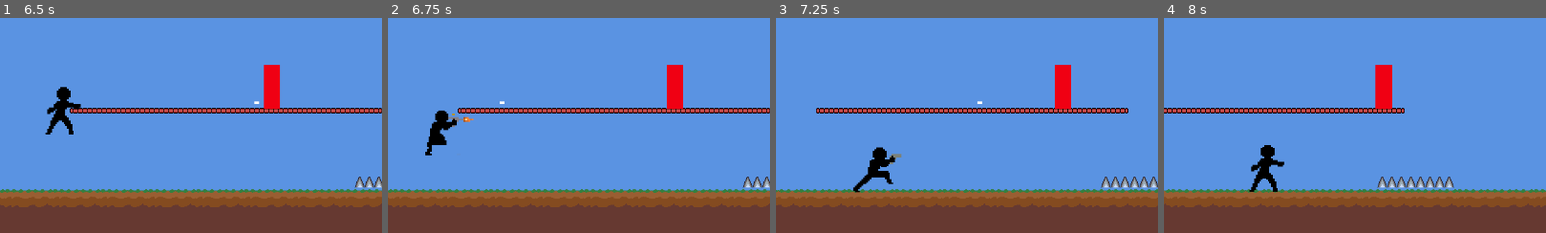
Above: before the commit, frames 1-4 (left to right).
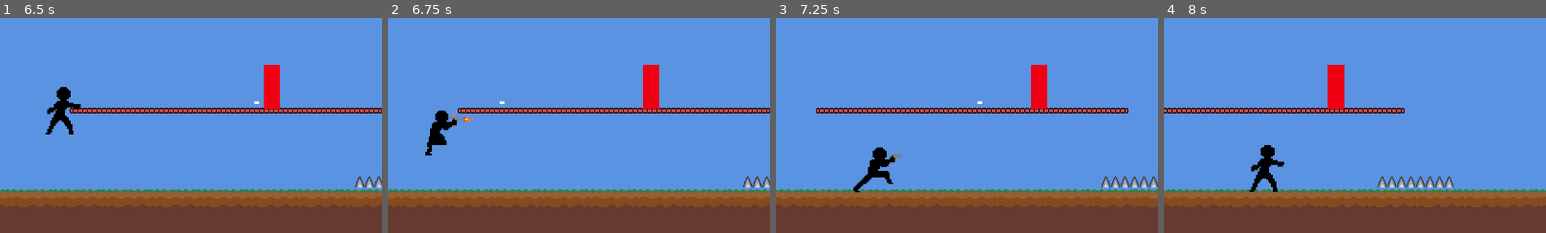
Above: after the commit, the same moments.

Repository: jhonatancunha/godot-game
Game: Godot game, scene res://Levels/level1.tscn
Two runs of this game, one before a commit and one after it. Both use one fixed random seed, a clock stepped at 60 frames per second and the inputs below. This scene is started directly instead of the project's main scene.
Inputs:
- Up to frame 1 (6.5 s): hold Right (right) 0.53-2.03 s; tap S (fire) every 1.5 s from 0.6 to 5.1 s; tap Space (jump) at 0.77, 1.52, 3.02, 3.77, 4.52, 6.02 s; tap A (punch) every 1.5 s from 1.35 to 5.85 s; hold Left (left) 2.03-4.28 s; hold Right (right) from 4.28 s (still down)
- Up to frame 2 (6.75 s): keep holding Right (right); tap S (fire) at 6.6 s
- Up to frame 3 (7.25 s): keep holding Right (right); tap Space (jump) at 6.77 s
- Up to frame 4 (8 s): keep holding Right (right); tap A (punch) at 7.35 s; tap Space (jump) at 7.52 s
The pictures show only the part of the screen within x 37-87%, y 43-93%; the shares and areas given below are measured in that part.

Frame 1 is identical in both runs. In frame 2, 1.7% of the frame differs, in the area x 66-78%, y 21-43%; in frame 3, 1.7%; in frame 4, 1.8%, in the area x 42-60%, y 21-43%.

Commit message:
feat: Recuando inimigo ao levar dano e dano no player
Tentando fazer o player sofrer dano ao tocar no inimigo se não estiver
atacando.

Diff:
--- a/Enemy/Enemy.gd
+++ b/Enemy/Enemy.gd
@@ -9,7 +9,8 @@
 var gravity: int = ProjectSettings.get_setting("physics/2d/default_gravity")
 var is_moving_left: bool = true
 
-
+# knockback amount when get damage
+var knockback_distance = 40
 
 func _process(delta: float) -> void:
 	move_enemy(delta)
@@ -33,3 +34,12 @@
 
 	if health <= 0:
 		queue_free()
+	else:
+		if is_moving_left:
+			position.x += knockback_distance
+		else:
+			position.x -= knockback_distance
+
+func _on_Player_body_entered(body: Node) -> void:
+	if body.is_in_group("player") and not body.is_attacking:
+		body.take_damage()
--- a/Levels/level1.tscn
+++ b/Levels/level1.tscn
@@ -148,7 +148,7 @@
 layer_0/name = "Ground"
 layer_0/tile_data = PackedInt32Array(2424829, 0, 0, 2490365, 0, 1, 2555901, 0, 2, 2621437, 262144, 3, 2686973, 262144,  …(19639 unchanged characters)…
 
-[node name="Player" parent="." groups=["player"] instance=ExtResource("2_7myil")]
+[node name="Player" parent="." instance=ExtResource("2_7myil")]
 position = Vector2(176, 454)
 scale = Vector2(1.5, 1.5)
 jump_velocity = -430.0
--- a/Player/player.gd
+++ b/Player/player.gd
@@ -1,3 +1,4 @@
+class_name Player
 extends CharacterBody2D
 
 
@@ -20,6 +21,8 @@
 var _can_jump = true;
 var can_idle = true
 var is_walking = true
+var is_attacking: bool = false
+var health: int = 100  # ou qualquer valor inicial de saúde
 
 @onready var animationPlayer = $AnimationPlayer
 @onready var sprite = $Sprite2D
@@ -131,3 +134,15 @@
 
 func die():
 	get_tree().reload_current_scene()
+
+func take_damage():
+	if not is_attacking:
+		health -= 1
+		print("damage")
+	if health <= 0:
+		die()
+		# Lógica adicional de tratamento de dano, como verificar se a saúde é menor ou igual a zero e chamar a função die()
+
+func _on_Player_body_entered(body: Node) -> void:
+	if body.is_in_group("enemy"):
+		take_damage()
--- a/Player/player.tscn
+++ b/Player/player.tscn
@@ -158,7 +158,7 @@
 [sub_resource type="RectangleShape2D" id="RectangleShape2D_m26sl"]
 size = Vector2(25, 20)
 
-[node name="Player" type="CharacterBody2D"]
+[node name="Player" type="CharacterBody2D" groups=["player"]]
 script = ExtResource("1_8skvs")
 
 [node name="CollisionShape2D" type="CollisionShape2D" parent="."]
